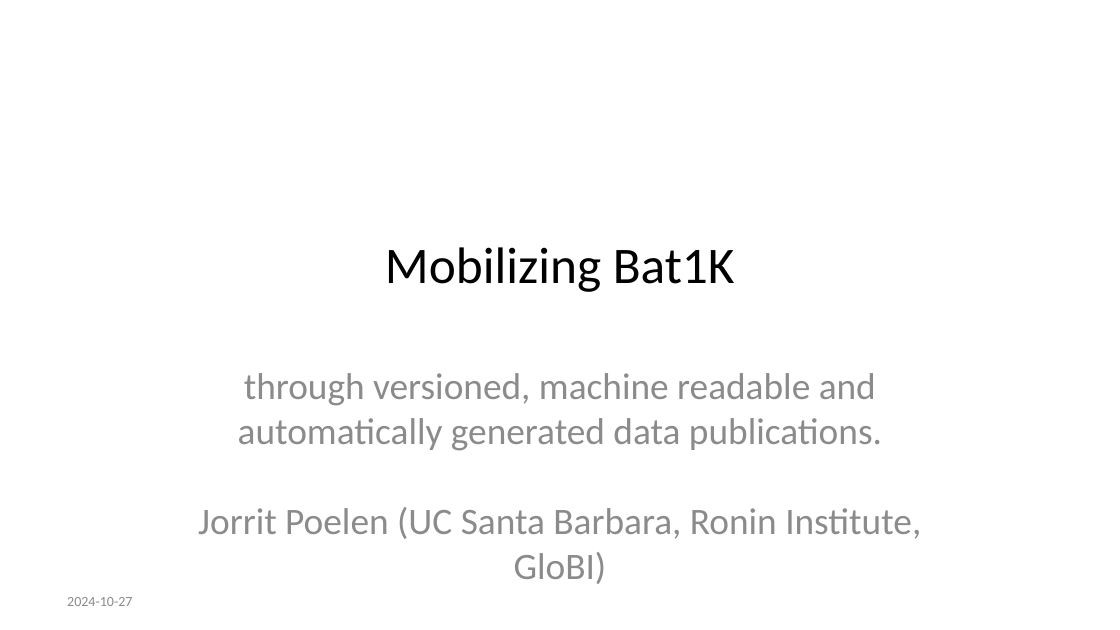
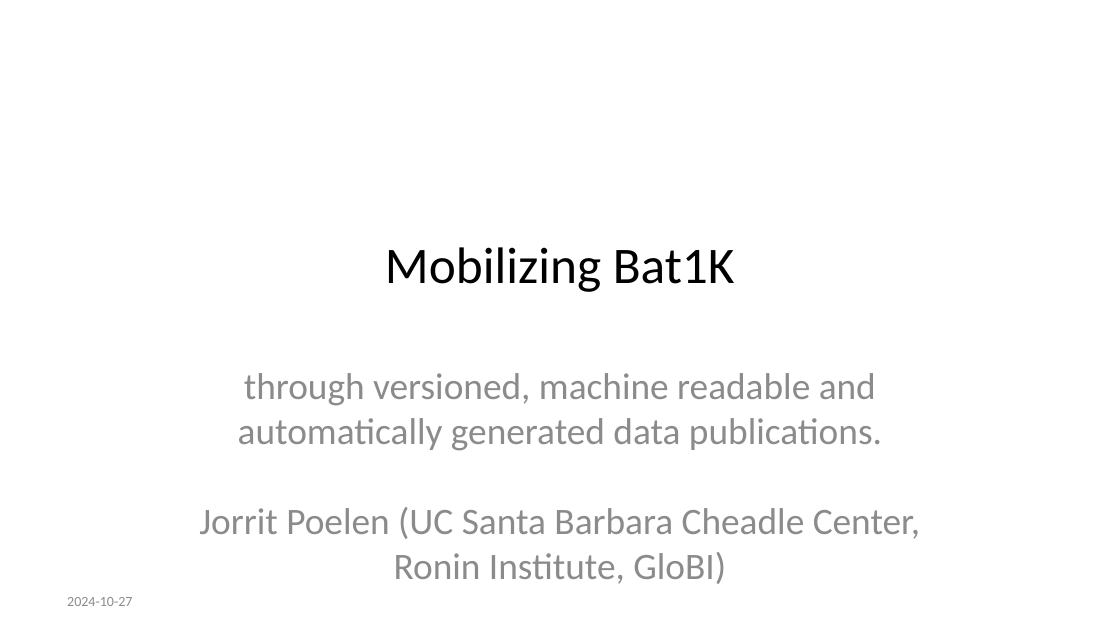
Before and after one commit to jhpoelen/bat1k-talk-2024-10-27, a slide deck: slide 1 of slides.pptx. Drawn at 1120x630 pixels with LibreOffice and Linux fonts; fonts in the diff are those of the drawing. Boxes give left, top, right and bottom in pixels: in the first picture for what was removed or moved away, otherwise in the second. Text is boxed around its words. In the diff, an @@ line names an element or a change of style, - is before the commit and + after.

```diff
--- a/slides.pptx
+++ b/slides.pptx
@@ subtitle at (199, 373, 921, 584): text changed @@
-through versioned, machine readable and automatically generated data publications.
-Jorrit Poelen (UC Santa Barbara, Ronin Institute, GloBI)
+through versioned, machine readable and automatically generated data publications.
+Jorrit Poelen (UC Santa Barbara Cheadle Center, Ronin Institute, GloBI)
```
Also in this commit, not shown: 1 other slide changed, 3 other files.
